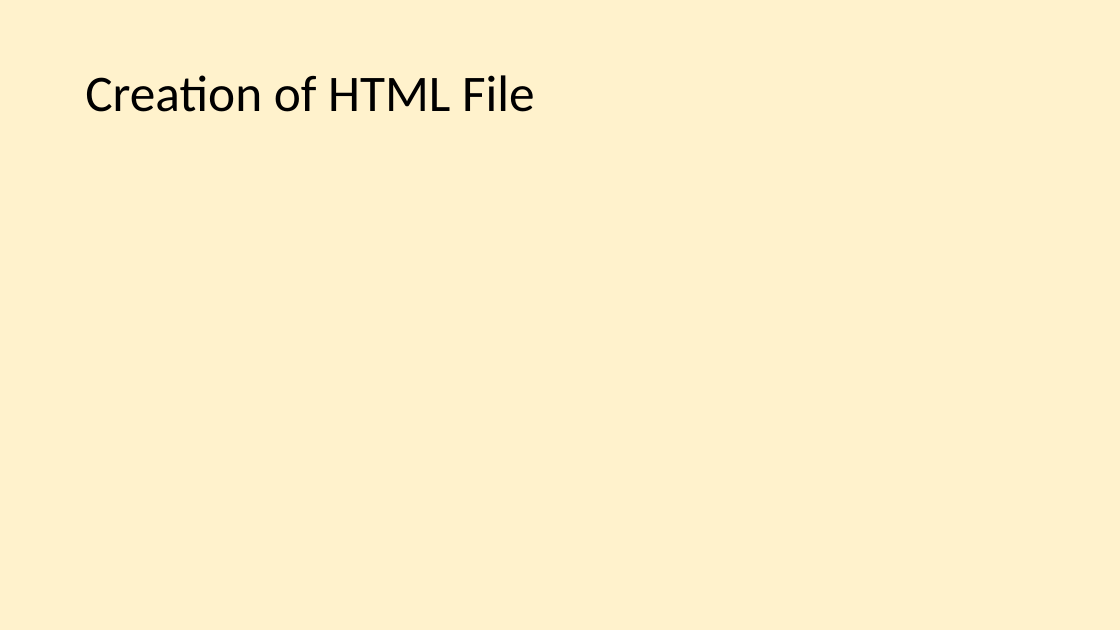
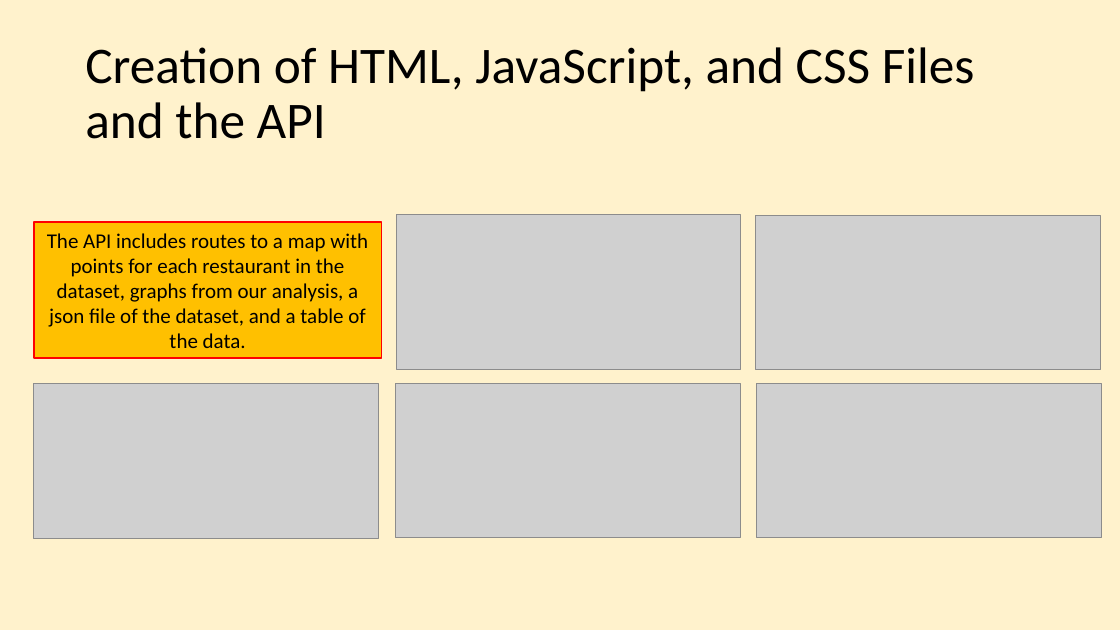
Before and after one commit to teresanttruong/M16-project-3-RTT, a slide deck: slide 6 of restaurants_presentation.pptx (slide 5 before the commit). Drawn at 1120x630 pixels with LibreOffice and Linux fonts; fonts in the diff are those of the drawing; grey boxes stand for pictures. Boxes give left, top, right and bottom in pixels: in the first picture for what was removed or moved away, otherwise in the second. Text is boxed around its words. In the diff, an @@ line names an element or a change of style, - is before the commit and + after.

```diff
--- a/restaurants_presentation.pptx
+++ b/restaurants_presentation.pptx
@@ title at (x1=85, y1=47, x2=975, y2=139): text changed @@
-Creation of HTML File
+Creation of HTML, JavaScript, and CSS Files and the API
@@ rectangle added at (x1=34, y1=223, x2=381, y2=359), fill #FFC000, outline #FF0000 1.5 pt, 18 pt, text #000000 @@
+The API includes routes to a map with points for each restaurant in the dataset, graphs from our analysis, a json file of the dataset, and a table of the data.
@@ picture added at (x1=397, y1=215, x2=740, y2=370) @@
@@ picture added at (x1=755, y1=215, x2=1101, y2=370) @@
@@ picture added at (x1=34, y1=384, x2=379, y2=539) @@
@@ picture added at (x1=396, y1=384, x2=741, y2=538) @@
@@ picture added at (x1=757, y1=384, x2=1102, y2=538) @@
```
Also in this commit, not shown: 3 other slides changed, 4 slides added, 6 slides removed, 2 other files.
